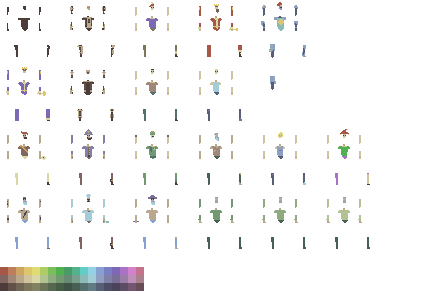
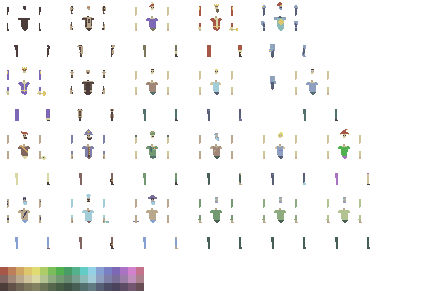
Revision of a layered w=424, h=294 image; what changed, layer by layer:
added layer "hey copy" above "hey" over [295, 69, 338, 121]
